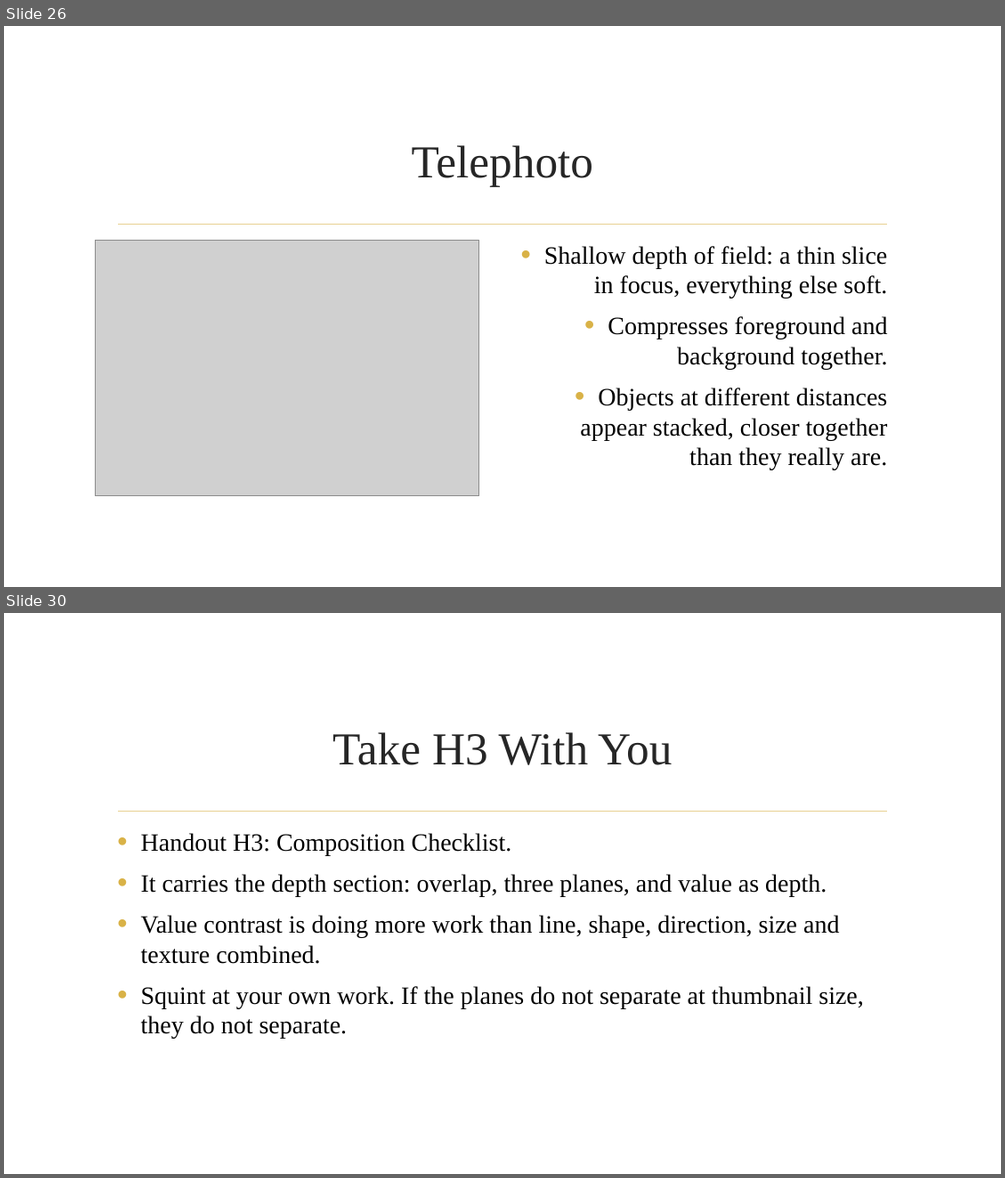
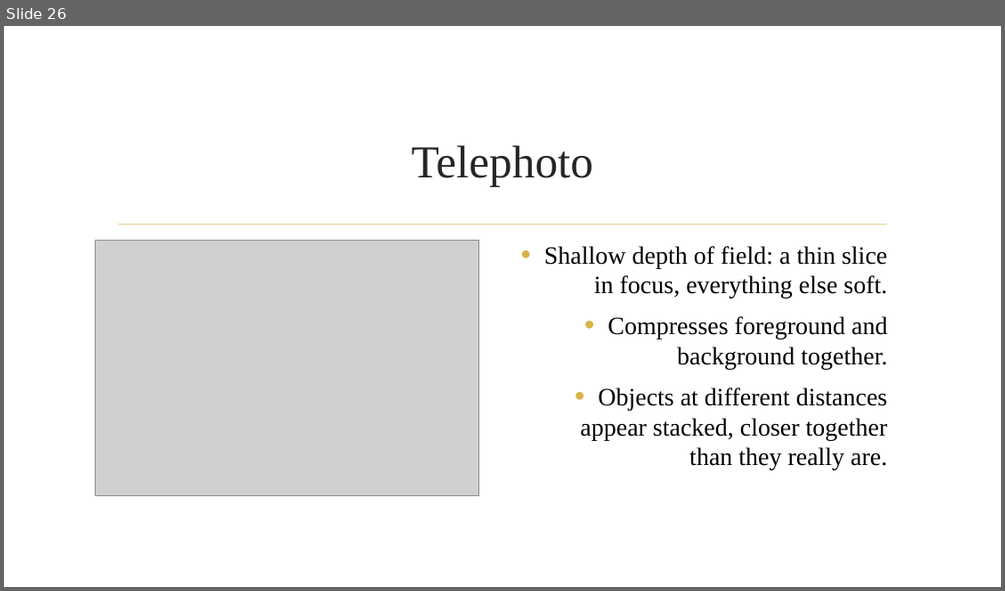
Before and after one commit to dcoes/Classes, a slide deck: Storyboarding/NewLectures/06_Perspective_REVISED.pptx. Shown one above the other, each under a label of ours: slides 26 and 30 before the commit, slide 26 after it; the slides between them are not shown. The pictures are 1005x1178 and 1005x591 pixels, drawn with LibreOffice and Linux fonts; fonts in the diff are those of the drawing; grey boxes stand for pictures; background and template pictures are left out. Boxes give left, top, right and bottom in pixels: in the first picture for what was removed or moved away, otherwise in the second. Text is boxed around its words. In the diff, an @@ line names an element or a change of style, - is before the commit and + after.

Commit message:
Revised 06 Composition

```diff
--- a/Storyboarding/NewLectures/06_Perspective_REVISED.pptx
+++ b/Storyboarding/NewLectures/06_Perspective_REVISED.pptx
@@ slide 30 removed at (x1=4, y1=613, x2=1001, y2=1174), background picture (left out); not listed: 1 template element that a slide beside it also shows @@
@@ title removed at (x1=332, y1=732, x2=672, y2=765) @@
-Take H3 With You
@@ text removed at (x1=141, y1=833, x2=863, y2=1038) @@
-• Handout H3: Composition Checklist.
-• It carries the depth section: overlap, three planes, and value as depth.
-• Value contrast is doing more work than line, shape, direction, size and texture combined.
-• Squint at your own work. If the planes do not separate at thumbnail size, they do not separate.
```
Also in this commit, not shown: 11 slides changed, 1 other slide removed, 2 other files.
